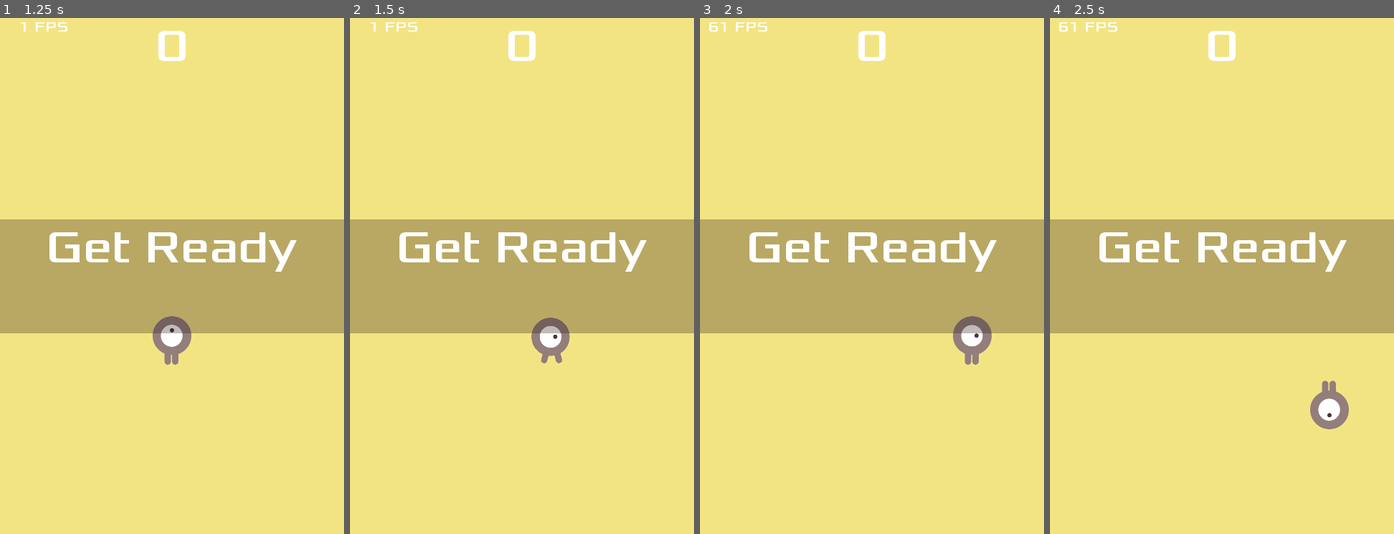
Above: before the commit, frames 1-4 (left to right).
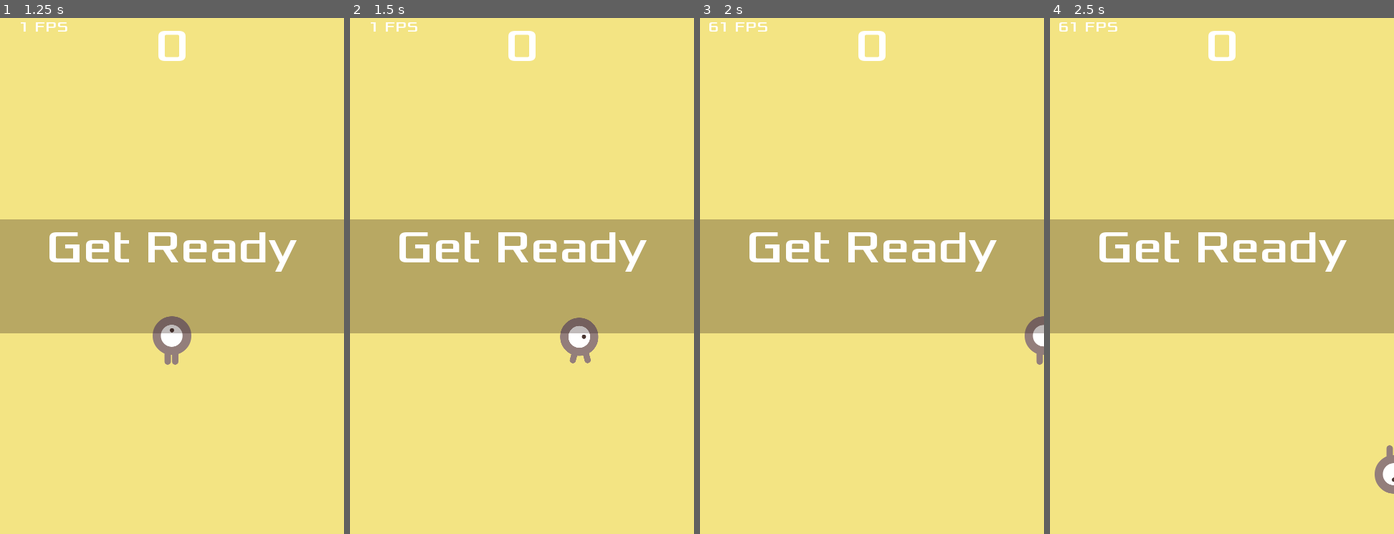
Above: after the commit, the same moments.

Repository: fboulay/godot-engine-first-game
Game: Godot game, scene res://scenes/Main.tscn
Two runs of this game, one before a commit and one after it. Both use one fixed random seed, a clock stepped at 60 frames per second and the inputs below.
Inputs:
- Up to frame 1 (1.25 s): click "Start" at 0.5 s
- Up to frame 2 (1.5 s): tap Enter at 1.25 s; hold Right (ui_right) from 1.28 s (still down)
- Up to frame 3 (2 s): keep holding Right (ui_right)
- Up to frame 4 (2.5 s): release Right (ui_right) at 2.03 s; hold Down (ui_down) from 2.03 s (still down)

Frame 1 is identical in both runs. In frame 2, 1.2% of the frame differs, in the area x 52-73%, y 58-67%; in frame 3, 1.1%; in frame 4, 1.1%.

Commit message:
Game can be played with Github pages
* The `docs` directory host a compiled version of the game for HTML5
browsers
* The game should be playable with Github pages

Diff:
--- a/project.godot
+++ b/project.godot
@@ -23,6 +23,10 @@
 
 window/size/width=480
 window/size/height=720
+window/size/resizable=false
+window/handheld/orientation="portrait"
+window/stretch/mode="viewport"
+window/stretch/aspect="keep"
 
 [rendering]
 
--- a/scenes/Mob.tscn
+++ b/scenes/Mob.tscn
@@ -42,6 +42,7 @@
 scale = Vector2( 0.75, 0.75 )
 frames = SubResource( 1 )
 animation = "walk"
+frame = 1
 playing = true
 
 [node name="CollisionShape2D" type="CollisionShape2D" parent="."]
--- a/scenes/Player.gd
+++ b/scenes/Player.gd
@@ -2,7 +2,7 @@
 
 signal hit
 
-export var speed = 200    # how fast the player will move (pixel/second)
+export var speed = 400    # how fast the player will move (pixel/second)
 var screen_size           # size of the game window
 
 # Called when the node enters the scene tree for the first time.
Binary file added: docs/favicon.png
Not shown, added: docs/favicon.png.import
Binary file added: docs/index.png
Not shown, added: docs/index.png.import
Not shown, added: .gitignore
Not shown, changed: README.adoc
Not shown, added: docs/index.html
Not shown, added: docs/index.js
Not shown, added: docs/index.pck
Not shown, added: docs/index.wasm
Not shown, removed: scenes/.gitignore
